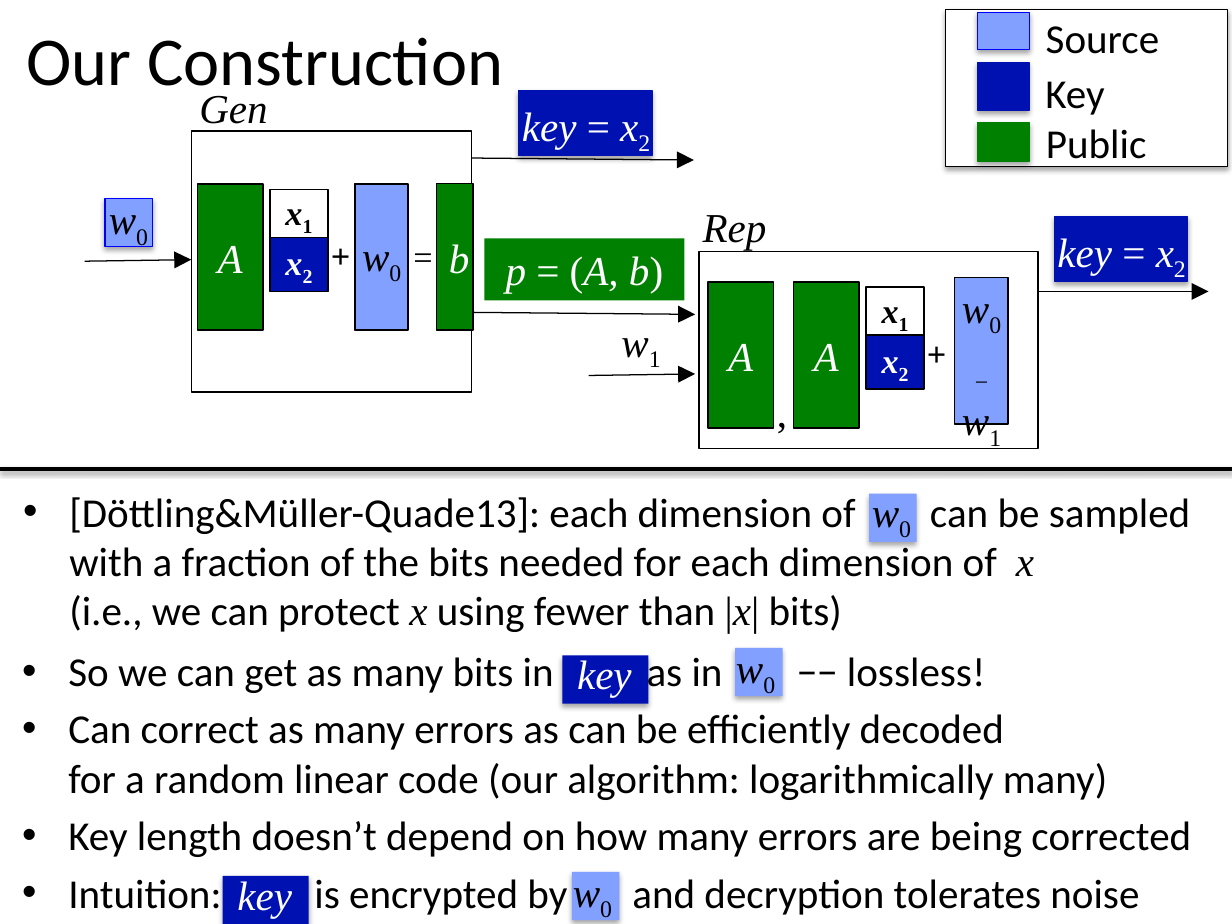
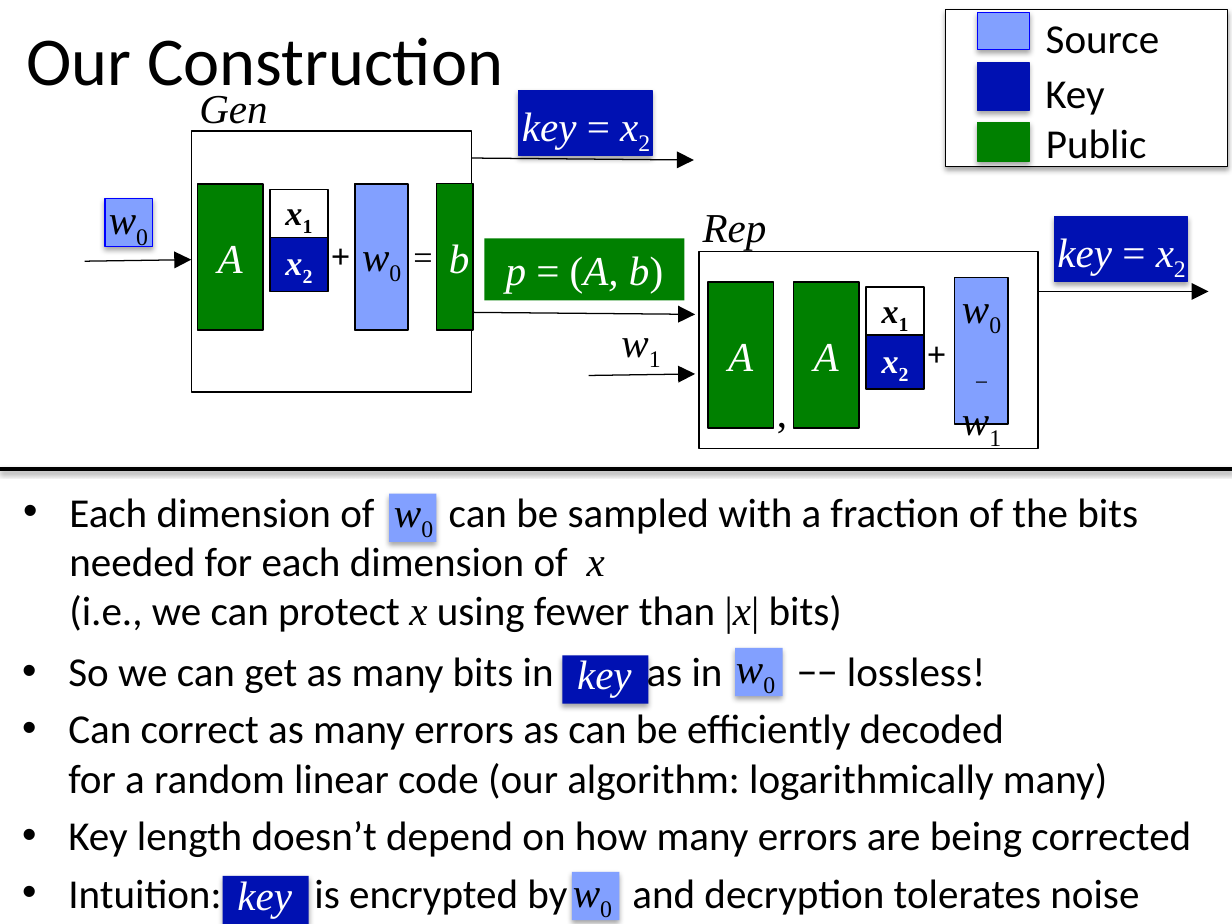
Before and after one commit to xianruimeng/comp-fuzzy-ext, a slide deck: slide 24 of ComputationalFuzzyExtractors-Asiacrypt.pptx (slide 27 before the commit). Drawn at 1232x924 pixels with LibreOffice and Linux fonts; fonts in the diff are those of the drawing. Boxes give left, top, right and bottom in pixels: in the first picture for what was removed or moved away, otherwise in the second. Text is boxed around its words. In the diff, an @@ line names an element or a change of style, - is before the commit and + after.

```diff
--- a/ComputationalFuzzyExtractors-Asiacrypt.pptx
+++ b/ComputationalFuzzyExtractors-Asiacrypt.pptx
@@ text at (69, 498, 1138, 633): text changed @@
-• [Döttling&Müller-Quade13]: each dimension of can be sampled with a fraction of the bits needed for each dimension of x
-  (i.e., we can protect x using fewer than |x| bits)
+• Each dimension of can be sampled with a fraction of the bits needed for each dimension of x
+  (i.e., we can protect x using fewer than |x| bits)
@@ text "w0": place and size @@
-text "w0" at (860, 480, 931, 542)
+text "w0" at (382, 480, 453, 542)
@@ rectangle: place and size @@
-rectangle at (869, 494, 917, 542)
+rectangle at (389, 494, 437, 542)
```
Also in this commit, not shown: 11 other slides changed.
